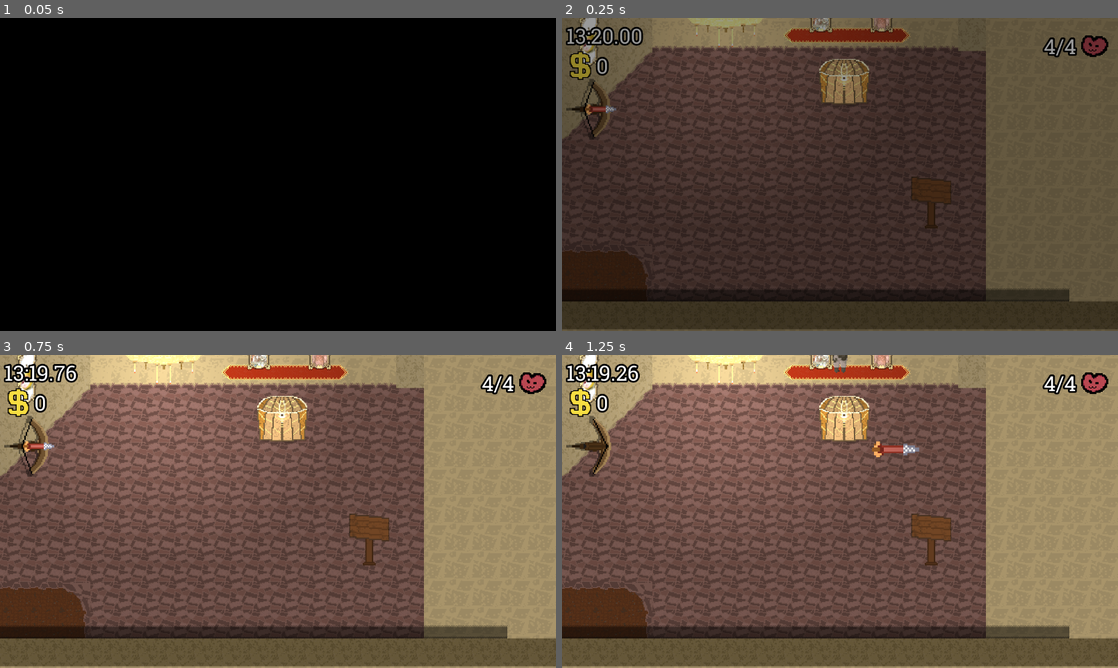
Above: before the commit, frames 1-4 (two rows, left to right).
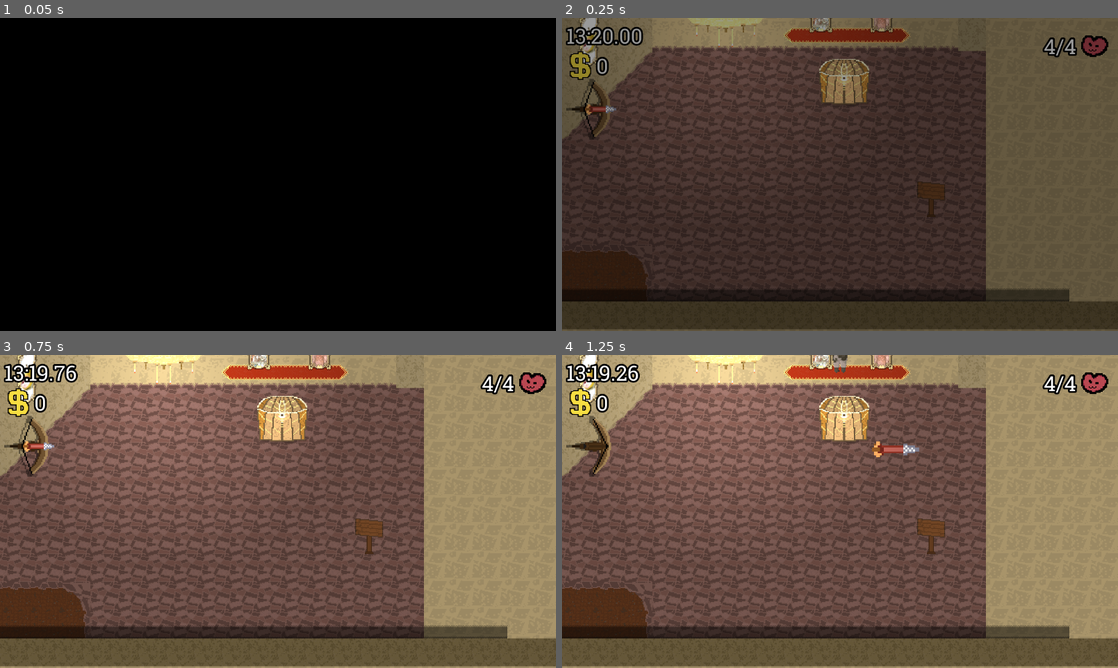
Above: after the commit, the same moments.

Repository: Emarald64/ancient-game-jam
Game: Godot game, scene res://source/main.tscn
The game is run twice, just before and just after one commit, with the same random seed, the same clock (stepped at 60 frames per second) and the same inputs.
Inputs:
- Up to frame 1 (0.05 s): no input
- Up to frame 2 (0.25 s): no input
- Up to frame 3 (0.75 s): hold D (move_right) from 0.53 s (still down); hold Shift (sprint) from 0.53 s (still down)
- Up to frame 4 (1.25 s): keep holding D (move_right); keep holding Shift (sprint)

Frame 1 is identical in both runs. In frame 2, 0.1% of the frame differs, in the area x 62-70%, y 50-68%; in frame 3, 0.3%; in frame 4, 0.3%.

Commit message:
fixed sign text scaling

Diff:
--- a/source/main.tscn
+++ b/source/main.tscn
@@ -9,9 +9,7 @@
 [ext_resource type="PackedScene" uid="uid://dm176ci0ctmpm" path="res://source/ui/money_counter.tscn" id="3_c1q7g"]
 [ext_resource type="TileSet" uid="uid://doybb3uq46ygn" path="res://source/tile_set.tres" id="3_caq8k"]
 [ext_resource type="PackedScene" uid="uid://hgxjysbpdkyq" path="res://source/ui/time_out_animation.tscn" id="4_4naa1"]
-[ext_resource type="PackedScene" uid="uid://b01h4mwxfmumd" path="res://source/pickups/base_pickup.tscn" id="4_s8x7u"]
 [ext_resource type="PackedScene" uid="uid://jw2l3450taoy" path="res://source/ui/death_screen.tscn" id="5_1elff"]
-[ext_resource type="Script" uid="uid://bjl68sof7gcws" path="res://source/pickups/money_pickup.gd" id="6_s8x7u"]
 [ext_resource type="PackedScene" uid="uid://dyaer2q370u5u" path="res://source/ui/screen_wipe.tscn" id="7_d5d55"]
 [ext_resource type="PackedScene" uid="uid://c00mqs60qi573" path="res://source/pickups/coin.tscn" id="8_rewae"]
 [ext_resource type="Script" uid="uid://bj2gr2fw4nxjo" path="res://source/blehhh.gd" id="12_sm8so"]
@@ -43,7 +41,6 @@
 [node name="Sign" type="Sprite2D" parent="." unique_id=78767921]
 texture_filter = 1
 position = Vector2(705, 386)
-scale = Vector2(1.453125, 1.453125)
 texture = ExtResource("2_ly4gw")
 
 [node name="signarea" type="Area2D" parent="Sign" unique_id=671217805]
@@ -52,12 +49,12 @@
 [node name="Label" type="Label" parent="Sign/signarea" unique_id=204271128]
 modulate = Color(1, 1, 1, 0)
 texture_filter = 1
-offset_left = -77.76343
-offset_top = -69.50537
-offset_right = 38.236572
-offset_bottom = -4.505371
+offset_left = -203.0
+offset_top = 15.0
+offset_right = 58.0
+offset_bottom = 120.0
 theme_override_constants/outline_size = 4
-theme_override_font_sizes/font_size = 10
+theme_override_font_sizes/font_size = 24
 text = "Controls:
 WASD / 🡐 🡒 🡑 🡓 to move
 Shift to sprint"
@@ -67,14 +64,7 @@
 shape = SubResource("RectangleShape2D_6j2d2")
 
 [node name="Coin" parent="." unique_id=447885250 instance=ExtResource("8_rewae")]
-visible = false
 position = Vector2(306, 155)
-
-[node name="Pickup" parent="." unique_id=1231123018 instance=ExtResource("4_s8x7u")]
-visible = false
-position = Vector2(252, 367)
-script = ExtResource("6_s8x7u")
-value = 1000000
 
 [node name="Player" parent="." unique_id=610998424 node_paths=PackedStringArray("main", "health_counter") instance=ExtResource("1_kaxhg")]
 unique_name_in_owner = true
